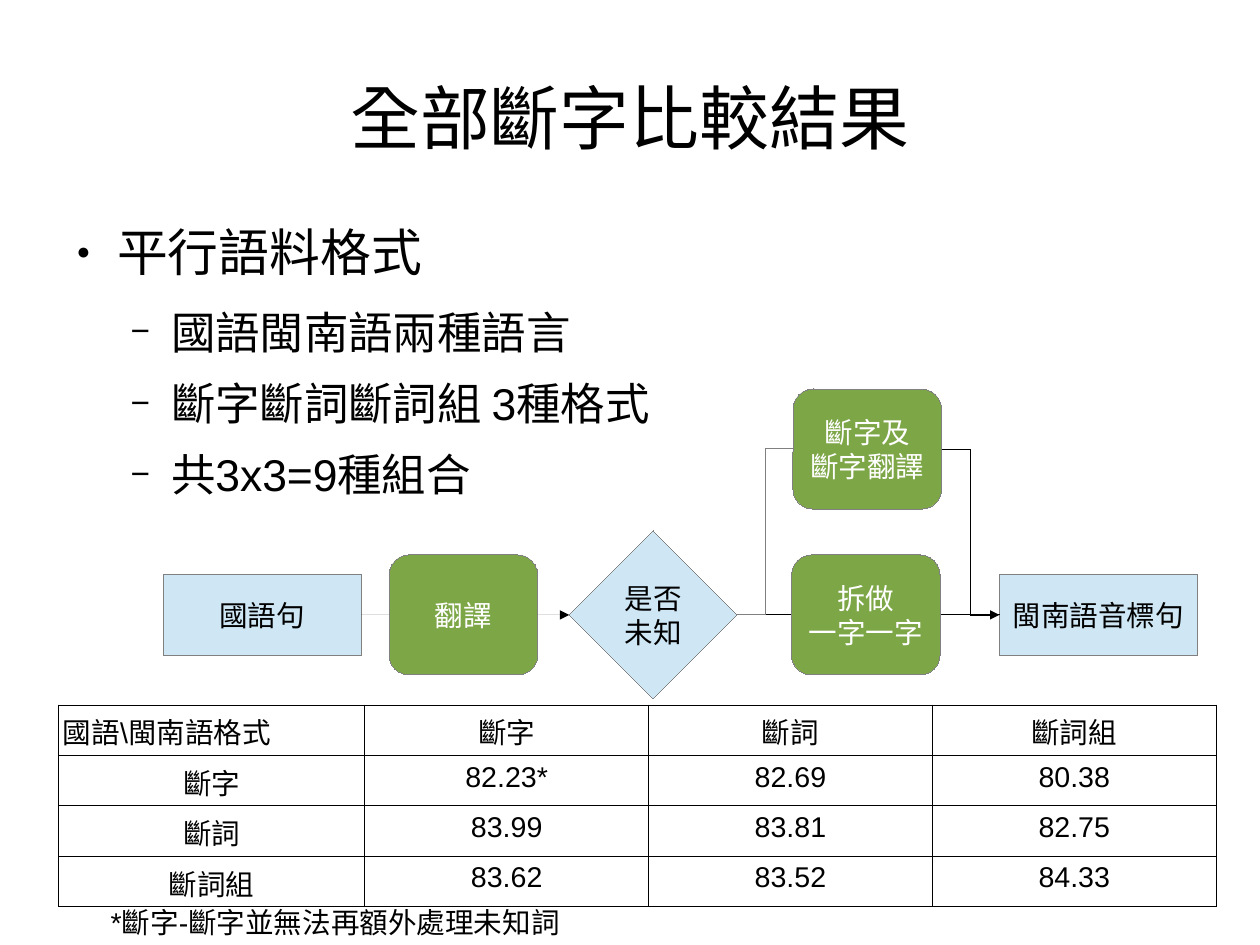
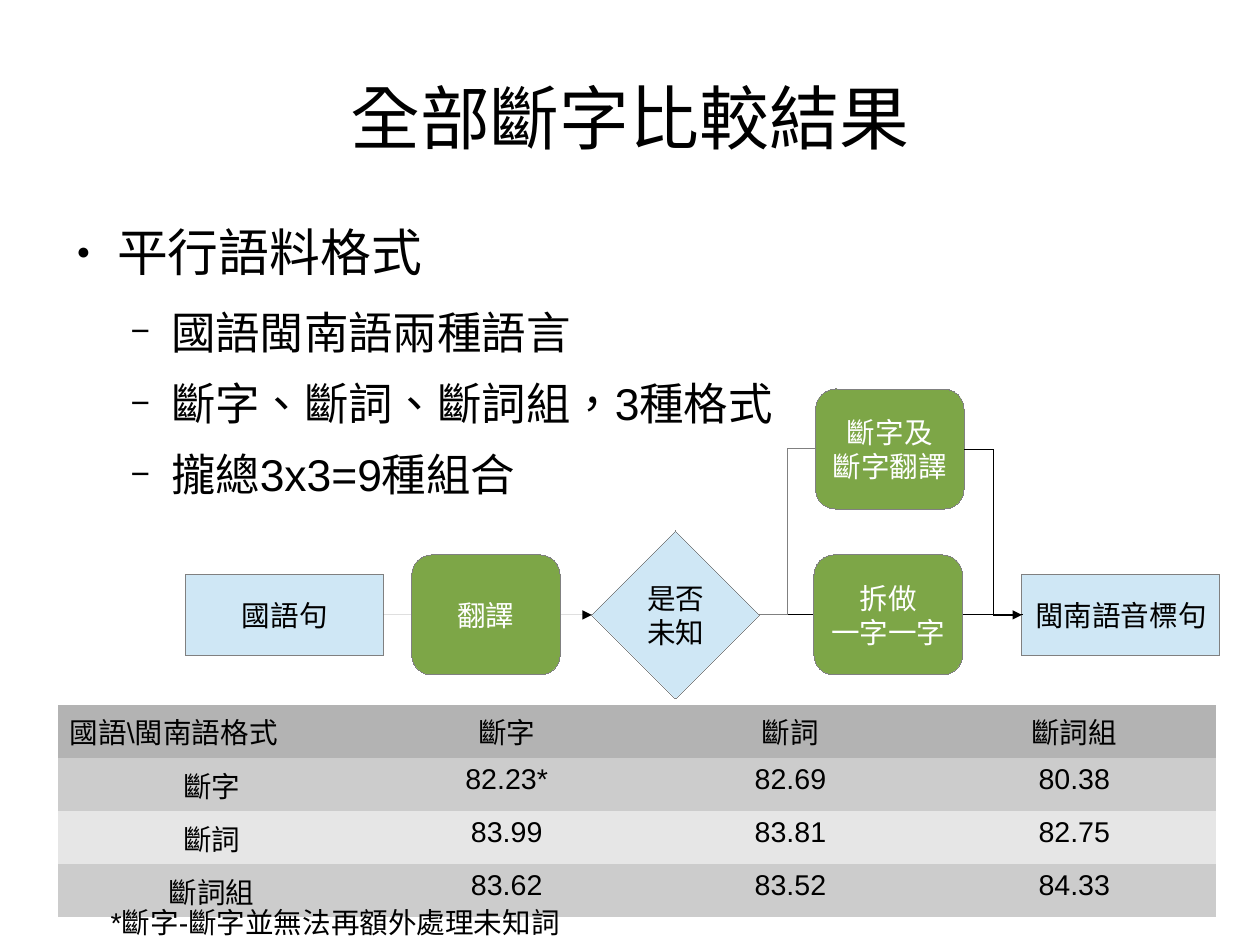
Before and after one commit to sih4sing5hong5/po3-ko3_tau5-iann2-phinn3, a slide deck: slide 11 of 翻譯報告.odp. Drawn at 1260x945 pixels with LibreOffice and Linux fonts; fonts in the diff are those of the drawing. Boxes give left, top, right and bottom in pixels: in the first picture for what was removed or moved away, otherwise in the second. Text is boxed around its words. In the diff, an @@ line names an element or a change of style, - is before the commit and + after.

```diff
--- a/翻譯報告.odp
+++ b/翻譯報告.odp
@@ text at [171, 382, 773, 495]: text changed @@
-  − 斷字斷詞斷詞組 3種格式
-  − 共3x3=9種組合
+  − 斷字、斷詞、斷詞組，3種格式
+  − 攏總3x3=9種組合
@@ 3 rounded rectangles, 1 rectangle: place and size @@
-3 rounded rectangles, 1 rectangle at [164, 389, 942, 675]
+3 rounded rectangles, 1 rectangle at [186, 389, 965, 675]
@@ 1 rectangle, 1 diamond, 1 arrow, 1 elbow line, 1 line, 1 elbow arrow: place and size @@
-1 rectangle, 1 diamond, 1 arrow, 1 elbow line, 1 line, 1 elbow arrow at [361, 449, 1197, 699]
+1 rectangle, 1 diamond, 1 arrow, 1 elbow line, 1 line, 1 elbow arrow at [384, 449, 1220, 699]
@@ table at [58, 705, 1215, 914] @@
@@ fill none to #B3B3B3 in row 1 @@
@@ fill none to #CCCCCC in 8 cells @@
@@ fill none to #E6E6E6 in row 3 @@
@@ borders changed @@
```
Also in this commit, not shown: 8 other slides changed, 3 slides added, 2 slides removed.
